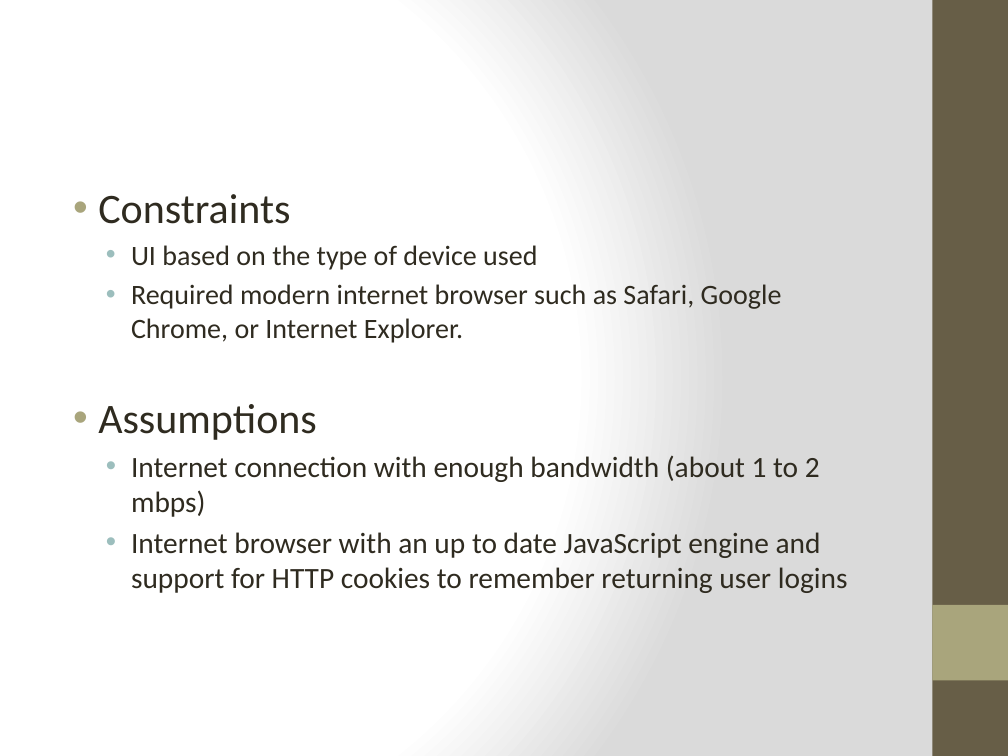
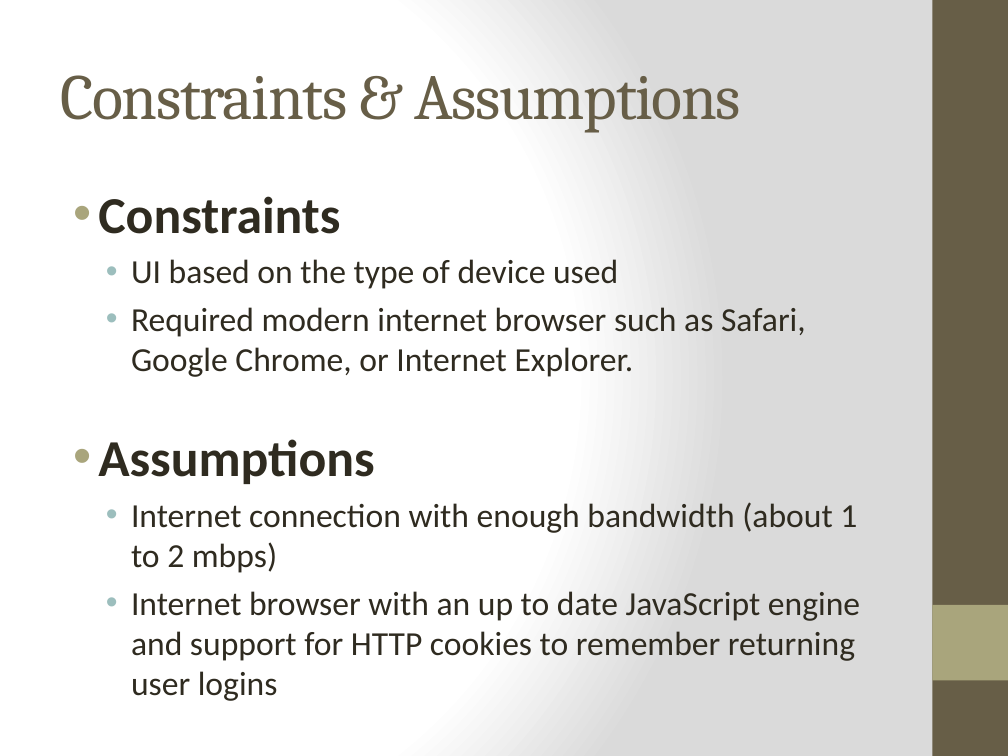
Before and after one commit to WesleyTrescott/MVC-Capstone, a slide deck: slide 7 of Design Specification/Design Specification.pptx. Drawn at 1008x756 pixels with LibreOffice and Linux fonts; fonts in the diff are those of the drawing. Boxes give left, top, right and bottom in pixels: in the first picture for what was removed or moved away, otherwise in the second. Text is boxed around its words. In the diff, an @@ line names an element or a change of style, - is before the commit and + after.

```diff
--- a/Design Specification/Design Specification.pptx
+++ b/Design Specification/Design Specification.pptx
@@ title added at (60, 75, 741, 133), 46 pt, text #675E47 @@
+Constraints & Assumptions
@@ text "Constraints" at (98, 196, 860, 701): size 30 to 37 pt, bold on in "Constraints", "Assumptions"; size 20 to 24.1 pt in "UI based on the type of device ...", "Required modern internet browser such as Safari, ..."; size 21 to 24.1 pt in "Internet connection with enough bandwidth (about 1 ...", "Internet browser with an up to date ..."; more space between paragraphs @@
```
Also in this commit, not shown: 18 other slides changed, 9 slides added, 3 other files.
